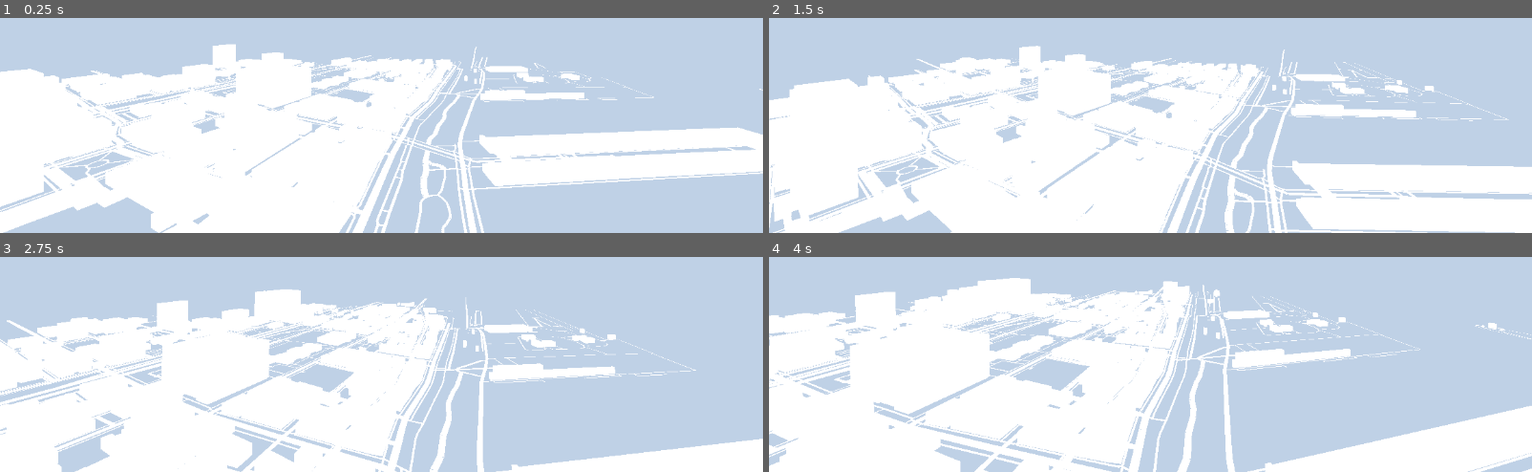
Above: before the commit, frames 1-4 (two rows, left to right).
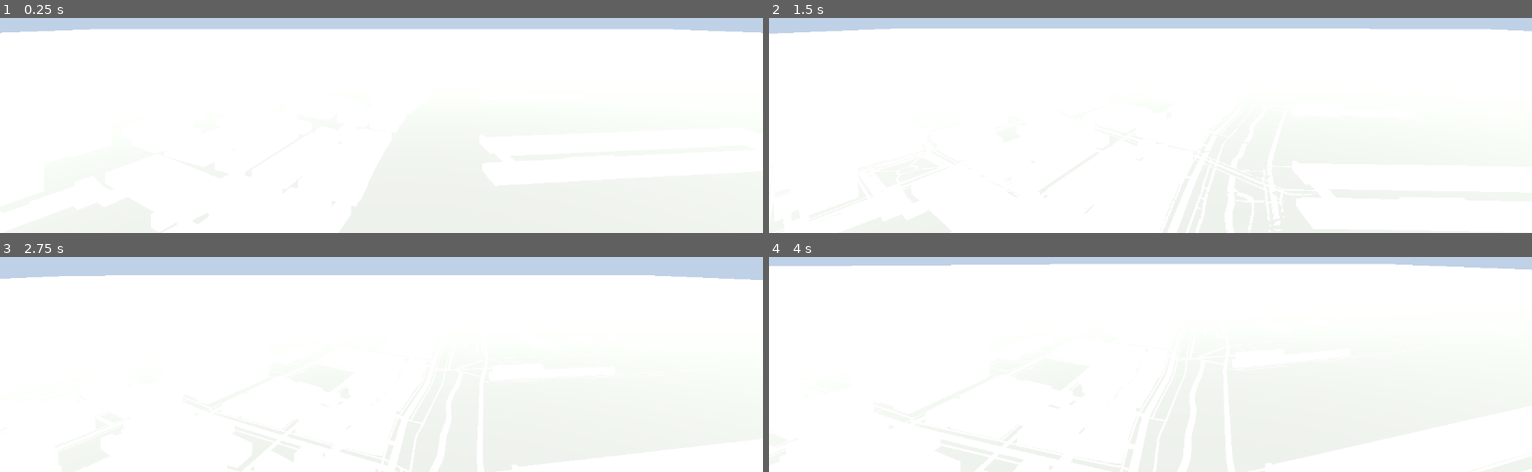
Above: after the commit, the same moments.

Repository: Aymanbalaa/grand-theft-poutine
Game: Godot game, scene res://scenes/main.tscn
Two runs of this game, one before a commit and one after it. Both use one fixed random seed, a clock stepped at 60 frames per second and the inputs below.
Inputs (mouse positions are in pixels of both pictures, inside the frame that each line leads up to):
- Up to frame 1 (0.25 s): no input
- Up to frame 2 (1.5 s): tap Enter at 0.5 s; move the mouse to (outside the picture) at 0.52 s; hold E 0.53-1.28 s; hold W from 0.53 s (still down); move the mouse to (1112, 20) at 1.27 s; tap Q at 1.35 s
- Up to frame 3 (2.75 s): keep holding W; move the mouse to (outside the picture) at 2.02 s; hold Shift from 2.03 s (still down)
- Up to frame 4 (4 s): keep holding W; move the mouse to (1142, 263) at 2.77 s; release Shift at 2.78 s; tap E at 2.85 s; move the mouse to (1203, 263) at 3.52 s; hold Q from 3.53 s (still down)

The runs differ from the first frame. In frame 1, 48% of the frame differs, in the area x 0-100%, y 5-100%; in frame 2, 43%; in frame 3, 50%; in frame 4, 51%, in the area x 0-100%, y 3-100%.

Commit message:
Add ground plane; refresh milestone screenshots

Diff:
--- a/game/scenes/main.tscn
+++ b/game/scenes/main.tscn
@@ -10,10 +10,22 @@
 ambient_light_color = Color(0.8, 0.8, 0.85, 1)
 ambient_light_energy = 0.6
 
+[sub_resource type="StandardMaterial3D" id="ground_mat"]
+albedo_color = Color(0.62, 0.63, 0.6, 1)
+roughness = 1.0
+
+[sub_resource type="PlaneMesh" id="ground_mesh"]
+material = SubResource("ground_mat")
+size = Vector2(8000, 8000)
+
 [node name="Main" type="Node3D"]
 
 [node name="WorldEnvironment" type="WorldEnvironment" parent="."]
 environment = SubResource("env1")
+
+[node name="Ground" type="MeshInstance3D" parent="."]
+transform = Transform3D(1, 0, 0, 0, 1, 0, 0, 0, 1, 0, -0.15, 0)
+mesh = SubResource("ground_mesh")
 
 [node name="Sun" type="DirectionalLight3D" parent="."]
 transform = Transform3D(0.866, -0.353, 0.353, 0, 0.707, 0.707, -0.5, -0.612, 0.612, 0, 0, 0)
Not shown: 1 places in game/scenes/main.tscn that only renumber resources
Not shown, changed: docs/screenshots/m2_oldport.png
Not shown, changed: docs/screenshots/m2_overview.png
Not shown, changed: docs/screenshots/m2_street.png
